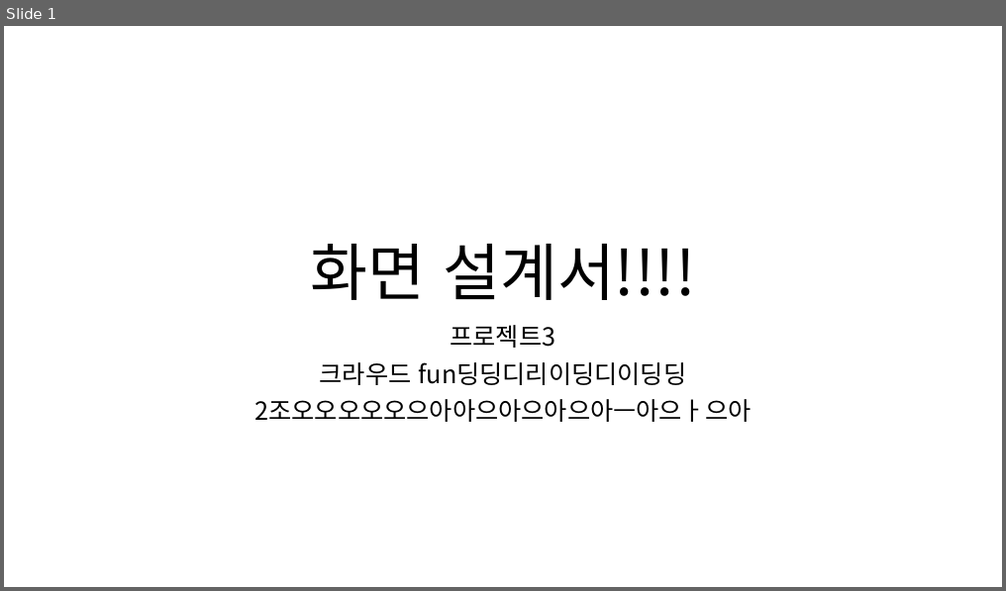
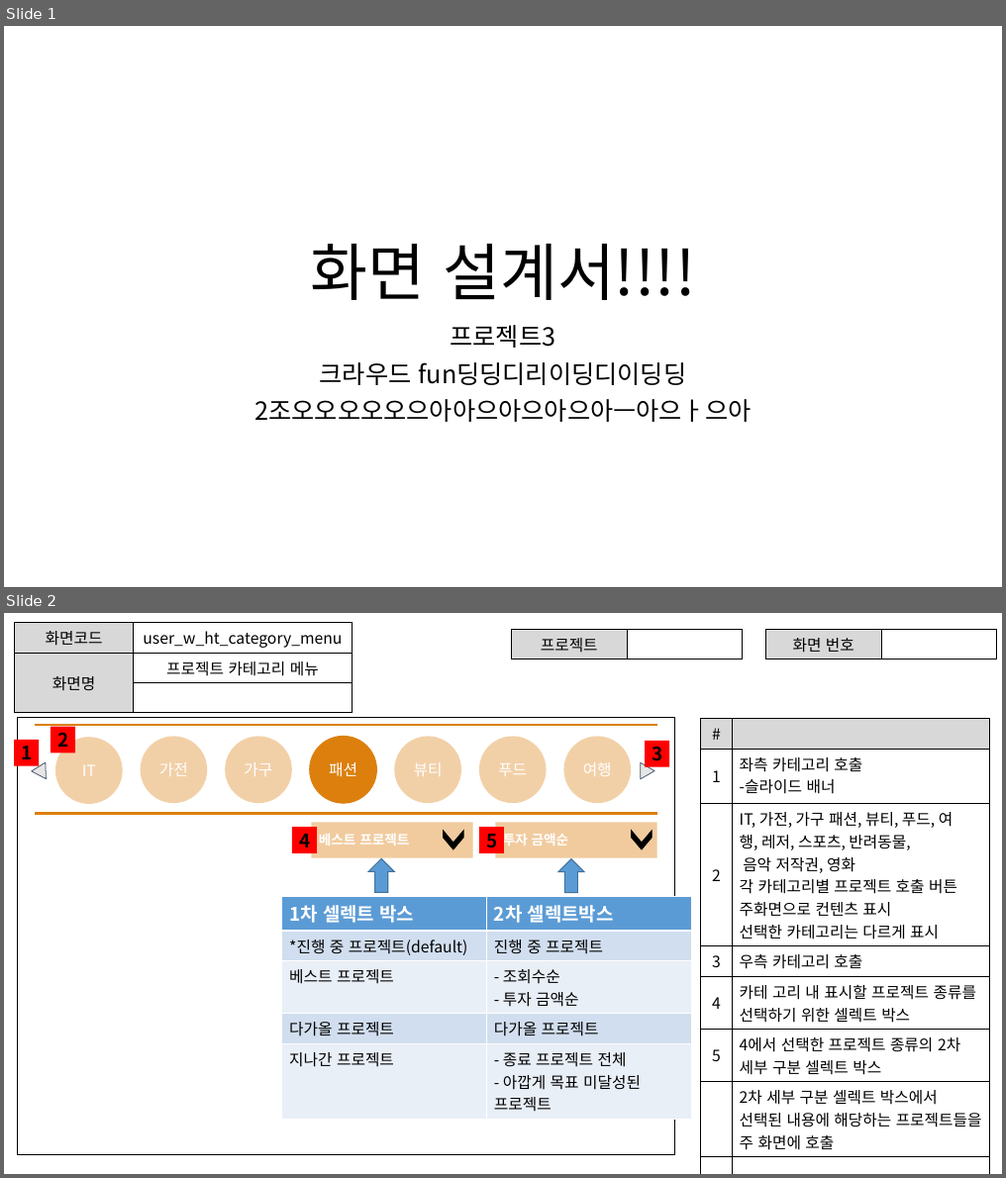
Before and after one commit to ezenteam2/EzenCrowdFunding, a slide deck: project03 화면설계서/0221 발표용 project03 - 화면 설계서 - 현태.pptx. Shown one above the other, each under a label of ours: slide 1 before the commit, slides 1 and 2 after it. The pictures are 1006x591 and 1006x1178 pixels, drawn with LibreOffice and Linux fonts; fonts in the diff are those of the drawing. Boxes give left, top, right and bottom in pixels: in the first picture for what was removed or moved away, otherwise in the second. Text is boxed around its words. In the diff, an @@ line names an element or a change of style, - is before the commit and + after.

```diff
--- a/project03 화면설계서/0221 발표용 project03 - 화면 설계서 - 현태.pptx
+++ b/project03 화면설계서/0221 발표용 project03 - 화면 설계서 - 현태.pptx
@@ slide 2 added at (4, 613, 1002, 1174), background #FFFFFF @@
@@ table added at (15, 623, 352, 701), 3 rows, 2 columns @@
+화면코드 | user_w_ht_category_menu
+화면명 | 프로젝트 카테고리 메뉴
+ | 
@@ table added at (512, 630, 743, 656), 1 rows, 2 columns @@
+프로젝트 | 
@@ table added at (766, 630, 997, 657), 1 rows, 2 columns @@
+화면 번호 | 
@@ table added at (701, 719, 990, 1169), 8 rows, 2 columns @@
+# | 
+1 | 좌측 카테고리 호출 / -슬라이드 배너
+2 | IT, 가전, 가구 패션, 뷰티, 푸드, 여행, 레저, 스포츠, 반려동물, 음악 저작권, 영화 / 각 카테고리별 프로젝트 호출 버튼 / 주화면으로 컨텐츠 표시 / 선택한 카테고리는 다르게 표시
+3 | 우측 카테고리 호출
+4 | 카테 고리 내 표시할 프로젝트 종류를 선택하기 위한 셀렉트 박스
+5 | 4에서 선택한 프로젝트 종류의 2차 세부 구분 셀렉트 박스
+ | 2차 세부 구분 셀렉트 박스에서 선택된 내용에 해당하는 프로젝트들을 주 화면에 호출
+ | 
@@ group added at (14, 717, 674, 1155): 7 ellipses, 6 rectangles, 2 lines, 2 triangles, 1 chevron @@
+IT
+가전
+여행
+푸드
+뷰티
+패션
+가구
+3
+2
+1
+베스트 프로젝트
+4
@@ rectangle added at (479, 827, 504, 854), fill #FF0000, 18 pt, text #000000, bold @@
+5
@@ rectangle added at (496, 823, 657, 859), fill #DC7F0D at 40% opacity, 13 pt, text #FFFFFF, bold @@
+투자 금액순
@@ chevron added at (632, 831, 651, 850), fill #000000, outline #000000 1 pt @@
@@ down arrow added at (368, 859, 395, 892), fill #5B9BD5, outline #43739E 1 pt @@
@@ down arrow added at (558, 860, 585, 893), fill #5B9BD5, outline #43739E 1 pt @@
@@ table added at (282, 896, 690, 1116), 5 rows, 2 columns @@
+1차 셀렉트 박스 | 2차 셀렉트박스
+*진행 중 프로젝트(default) | 진행 중 프로젝트
+베스트 프로젝트 | - 조회수순 / - 투자 금액순
+다가올 프로젝트 | 다가올 프로젝트
+지나간 프로젝트 | - 종료 프로젝트 전체 / - 아깝게 목표 미달성된 프로젝트
```
Also in this commit, not shown: 6 other slides added, 1 other file.
